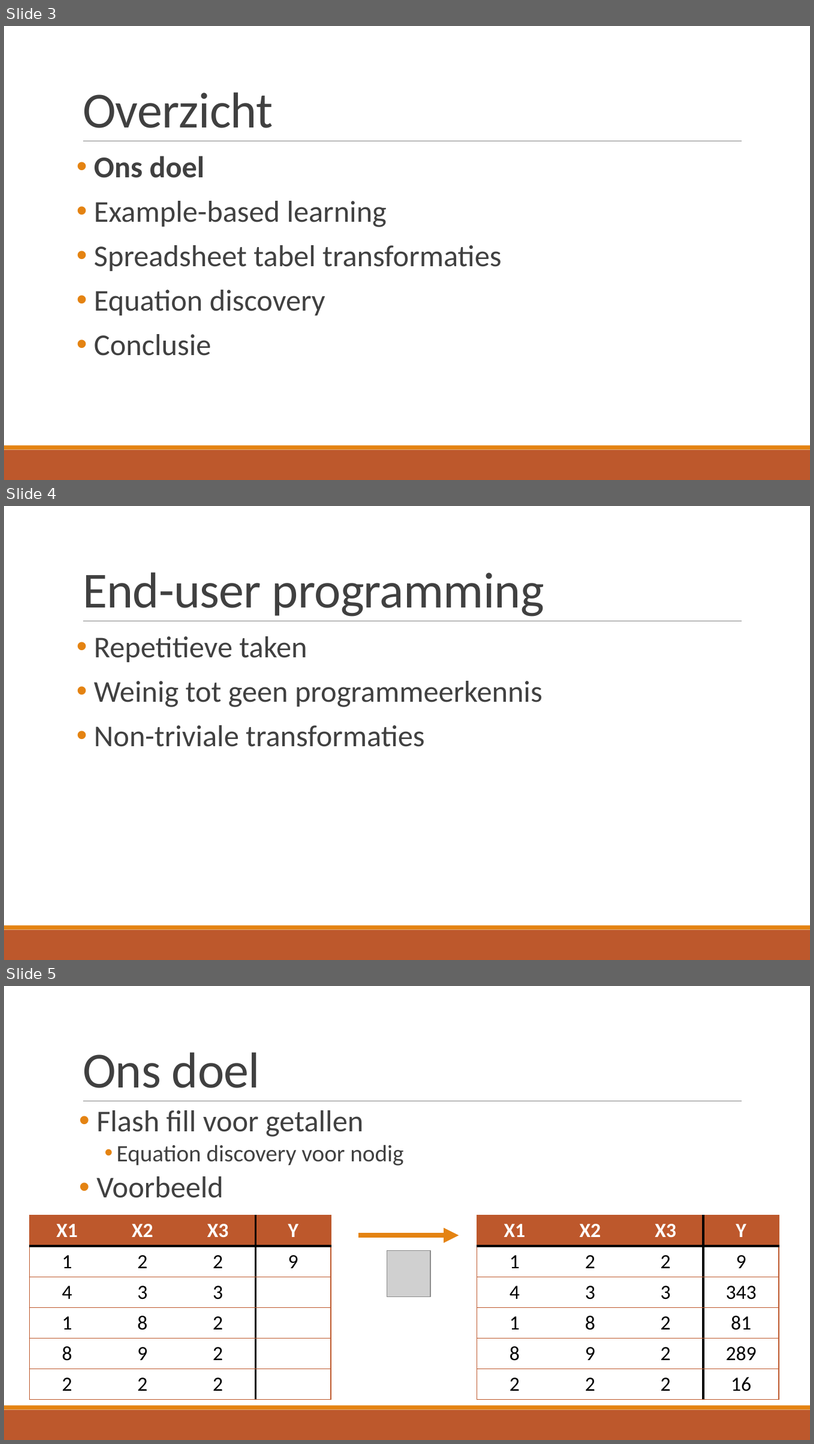
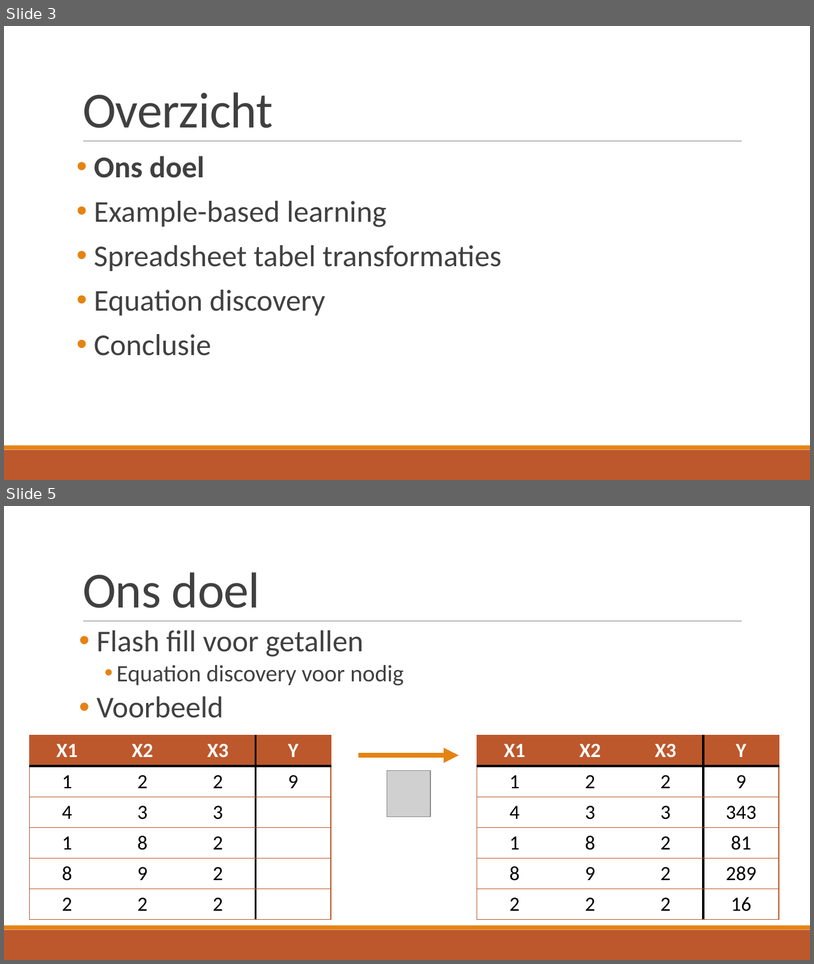
Before and after one commit to TomDeGroote/Bachelorproef, a slide deck: Opdracht 2/Jeroen/Literatuurstudie_Jeroen.pptx. Shown one above the other, each under a label of ours: slides 3, 4 and 5 before the commit, slides 3 and 5 after it; the slides between them are not shown. The pictures are 814x1444 and 814x964 pixels, drawn with LibreOffice and Linux fonts; fonts in the diff are those of the drawing; grey boxes stand for pictures. Boxes give left, top, right and bottom in pixels: in the first picture for what was removed or moved away, otherwise in the second. Text is boxed around its words. In the diff, an @@ line names an element or a change of style, - is before the commit and + after.

```diff
--- a/Opdracht 2/Jeroen/Literatuurstudie_Jeroen.pptx
+++ b/Opdracht 2/Jeroen/Literatuurstudie_Jeroen.pptx
@@ slide 4 removed at (x1=4, y1=506, x2=810, y2=960), background #FFFFFF; not listed: 3 template elements that a slide beside it also shows @@
@@ title removed at (x1=83, y1=572, x2=545, y2=616) @@
-End-user programming
@@ text removed at (x1=94, y1=636, x2=543, y2=747) @@
-• Repetitieve taken
-• Weinig tot geen programmeerkennis
-• Non-triviale transformaties
```
Also in this commit, not shown: 6 slides changed, 3 slides added, 1 other slide removed, 1 other file.
